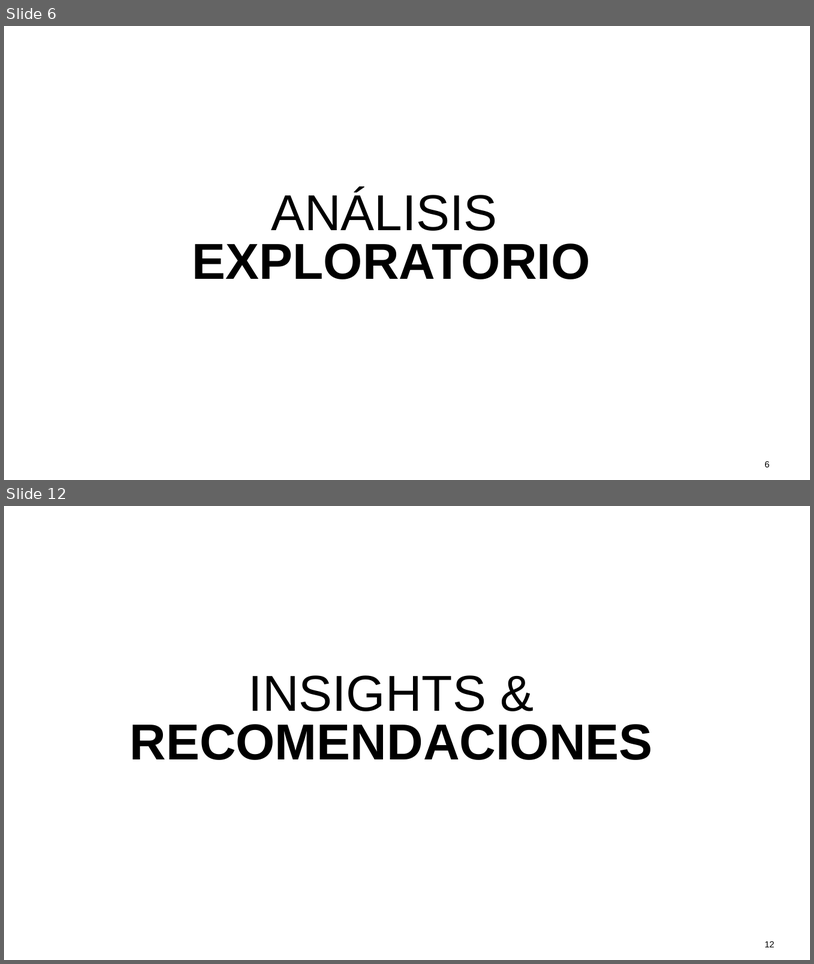
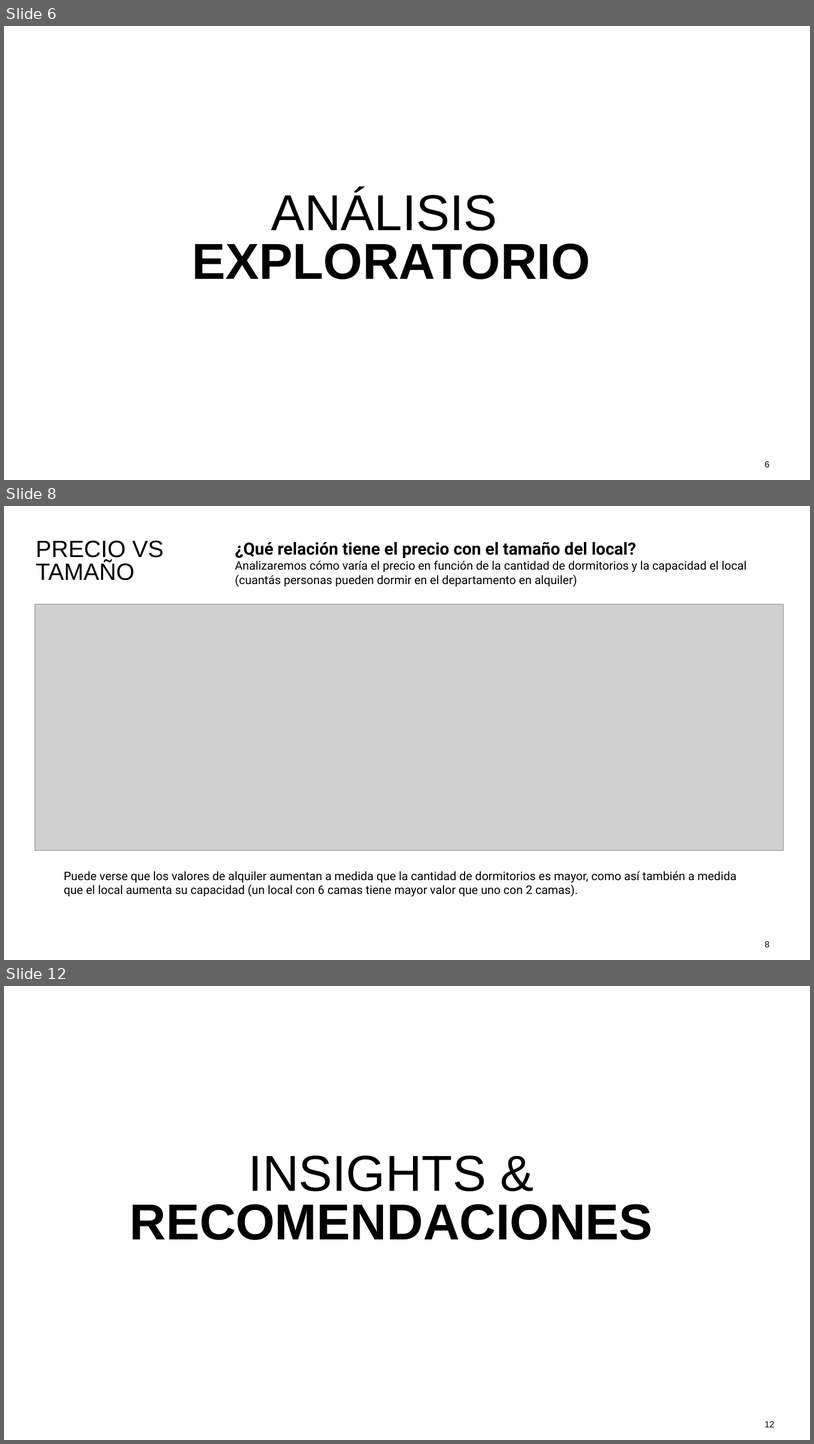
Before and after one commit to tekluis/CoderHouse, a slide deck: 11-PRESENTACION_TEK.pptx. Shown one above the other, each under a label of ours: slides 6 and 12 before the commit, slides 6, 8 and 12 after it; the slides between them are not shown. The pictures are 814x964 and 814x1444 pixels, drawn with LibreOffice and Linux fonts; fonts in the diff are those of the drawing; grey boxes stand for pictures. Boxes give left, top, right and bottom in pixels: in the first picture for what was removed or moved away, otherwise in the second. Text is boxed around its words. In the diff, an @@ line names an element or a change of style, - is before the commit and + after.

```diff
--- a/11-PRESENTACION_TEK.pptx
+++ b/11-PRESENTACION_TEK.pptx
@@ slide 8 added at [4, 506, 810, 960], background #FFFFFF @@
@@ text added at [36, 540, 164, 580], 28 pt, text #000000 @@
+PRECIO VS TAMAÑO
@@ text added at [235, 542, 747, 587], 14 pt, text #000000 @@
+¿Qué relación tiene el precio con el tamaño del local?
+Analizaremos cómo varía el precio en función de la cantidad de dormitorios y la capacidad el local (cuantás personas pueden dormir en el departamento en alquiler)
@@ picture added at [35, 604, 785, 850] @@
@@ text added at [64, 871, 737, 897], 14 pt, text #000000 @@
+Puede verse que los valores de alquiler aumentan a medida que la cantidad de dormitorios es mayor, como así también a medida que el local aumenta su capacidad (un local con 6 camas tiene mayor valor que uno con 2 camas).
@@ page number added at [765, 940, 770, 947], 10.5 pt, text #000000 @@
+8
```
Also in this commit, not shown: 4 slides changed, 5 other slides added, 6 slides removed.
